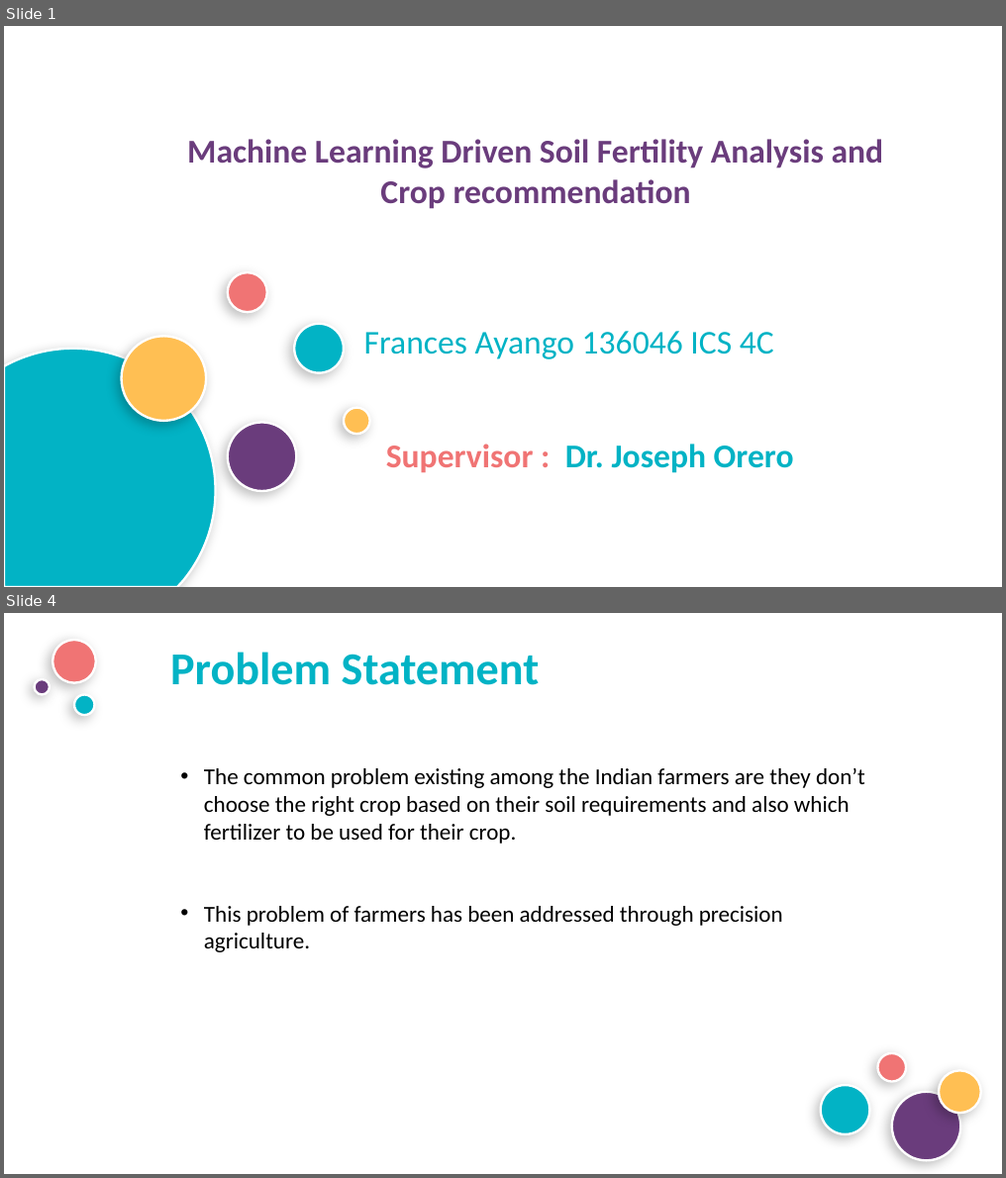
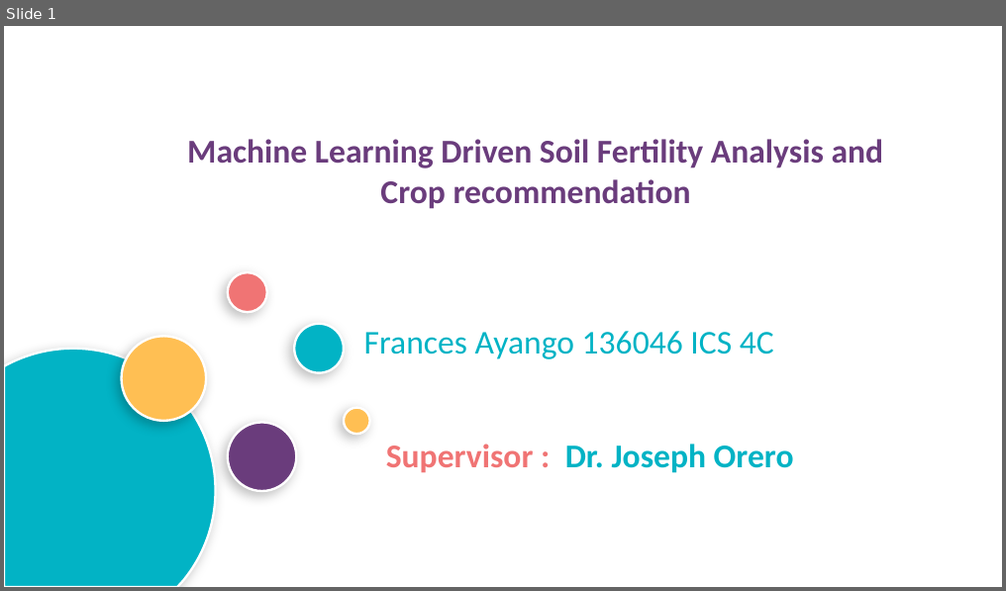
Before and after one commit to frances22-cloud/Soil-Fertility-Analysis, a slide deck: ppt.pptx. Shown one above the other, each under a label of ours: slides 1 and 4 before the commit, slide 1 after it; the slides between them are not shown. The pictures are 1006x1178 and 1006x591 pixels, drawn with LibreOffice and Linux fonts; fonts in the diff are those of the drawing; background and template pictures are left out. Boxes give left, top, right and bottom in pixels: in the first picture for what was removed or moved away, otherwise in the second. Text is boxed around its words. In the diff, an @@ line names an element or a change of style, - is before the commit and + after.

```diff
--- a/ppt.pptx
+++ b/ppt.pptx
@@ slide 4 removed at (x1=4, y1=613, x2=1002, y2=1174), background picture (left out) @@
@@ ellipse removed at (x1=53, y1=640, x2=96, y2=683) @@
@@ text removed at (x1=170, y1=652, x2=540, y2=685) @@
-Problem Statement
@@ ellipse removed at (x1=34, y1=679, x2=49, y2=694) @@
@@ ellipse removed at (x1=74, y1=694, x2=94, y2=715) @@
@@ text removed at (x1=204, y1=768, x2=865, y2=953) @@
-• The common problem existing among the Indian farmers are they don’t choose the right crop based on their soil requirements and also which fertilizer to be used for their crop.
-• This problem of farmers has been addressed through precision agriculture.
@@ ellipse removed at (x1=877, y1=1054, x2=906, y2=1082) @@
@@ ellipse removed at (x1=821, y1=1085, x2=870, y2=1135) @@
@@ ellipse removed at (x1=939, y1=1071, x2=982, y2=1114) @@
@@ ellipse removed at (x1=892, y1=1092, x2=960, y2=1161) @@
```
Also in this commit, not shown: 3 slides changed, 3 slides added, 11 other slides removed, 24 other files.
